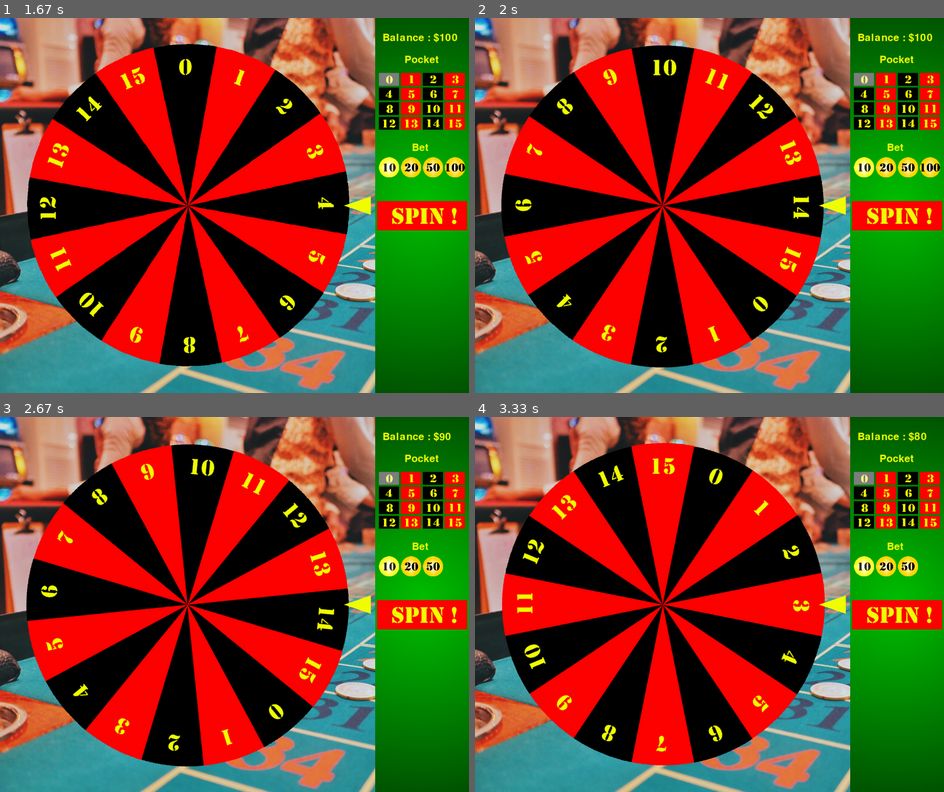
Above: before the commit, frames 1-4 (two rows, left to right).
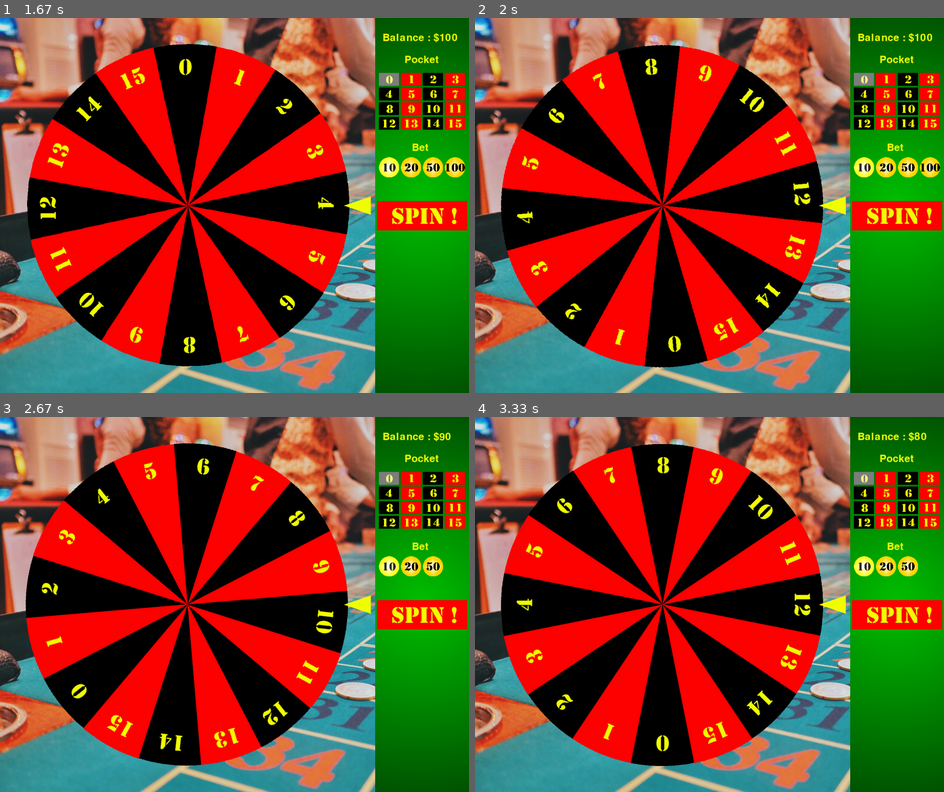
Above: after the commit, the same moments.

Repository: mehradn7/cryptocasino
Game: pygame game, started from main.py
The game is run twice, just before and just after one commit, with the same random seed, the same clock (stepped at 60 frames per second) and the same inputs.
Inputs (mouse positions are in pixels of both pictures, inside the frame that each line leads up to):
- Up to frame 1 (1.67 s): tap F1 at 0.33 s; tap T at 0.67 s; move the mouse to (89, 291) at 1.1 s; click (89, 291) at 1.33 s
- Up to frame 2 (2 s): tap Space at 1.7 s
- Up to frame 3 (2.67 s): tap Space at 2.53 s
- Up to frame 4 (3.33 s): tap Space at 2.83 s

Frame 1 is identical in both runs. In frame 2, 14% of the frame differs, in the area x 5-85%, y 7-94%; in frame 3, 5.5%; in frame 4, 46%, in the area x 5-75%, y 0-94%.

Commit message:
small corrections

Diff:
--- a/demo_mt.txt
+++ /dev/null
@@ -1,2 +0,0 @@
-7
-15
--- a/events.py
+++ b/events.py
@@ -98,9 +98,9 @@
             if mode == "mt" or mode == "mt_truncated":
                 self.state = "FF"
 
-                nbOutputTarget = 624 * 8 -1
+                nbOutputTarget = 624 * 8
                 if mode == "mt_truncated":
-                    nbOutputTarget = 1248 * (8 - self.model.prng.nbDropped) -1
+                    nbOutputTarget = 1248 * (8 - self.model.prng.nbDropped)
 
                 f = open("demo_" + str(mode) + ".txt", "a+")
 
--- a/main.py
+++ b/main.py
@@ -45,7 +45,7 @@
 
 if __name__ == "__main__":
     # execute only if run as a script
-    mainLoop("mt_truncated")
+    mainLoop("mt")
     #testRNG("lfsr")
     #testRNG("mersenne twister")
     #testWriteOutput(nbOut=8*625)
